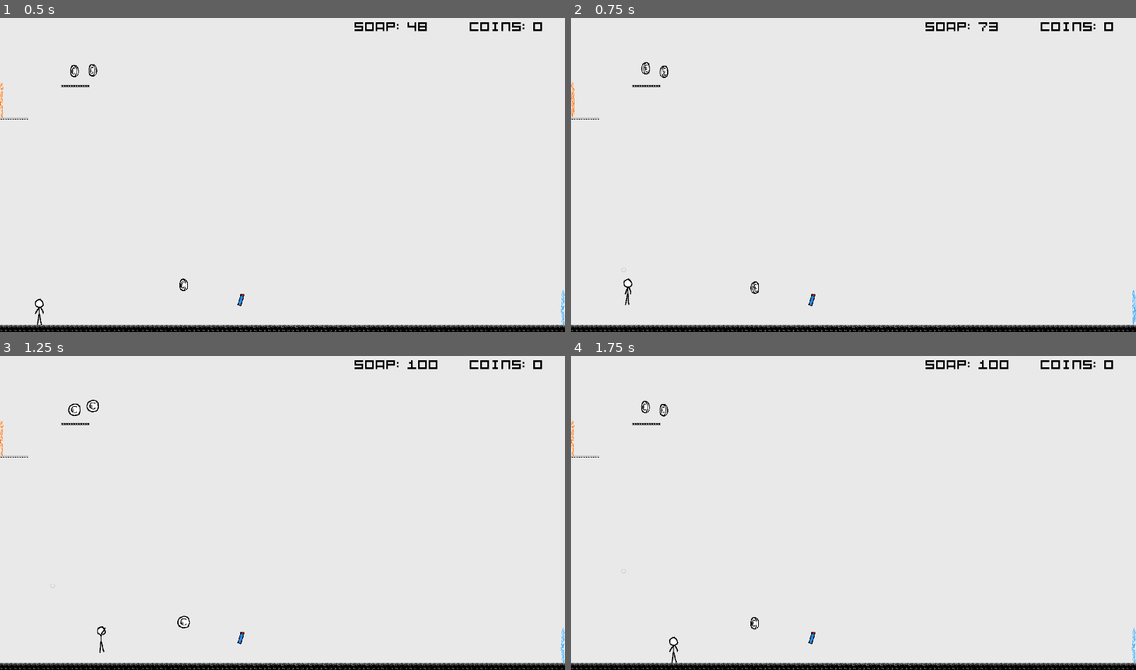
Above: before the commit, frames 1-4 (two rows, left to right).
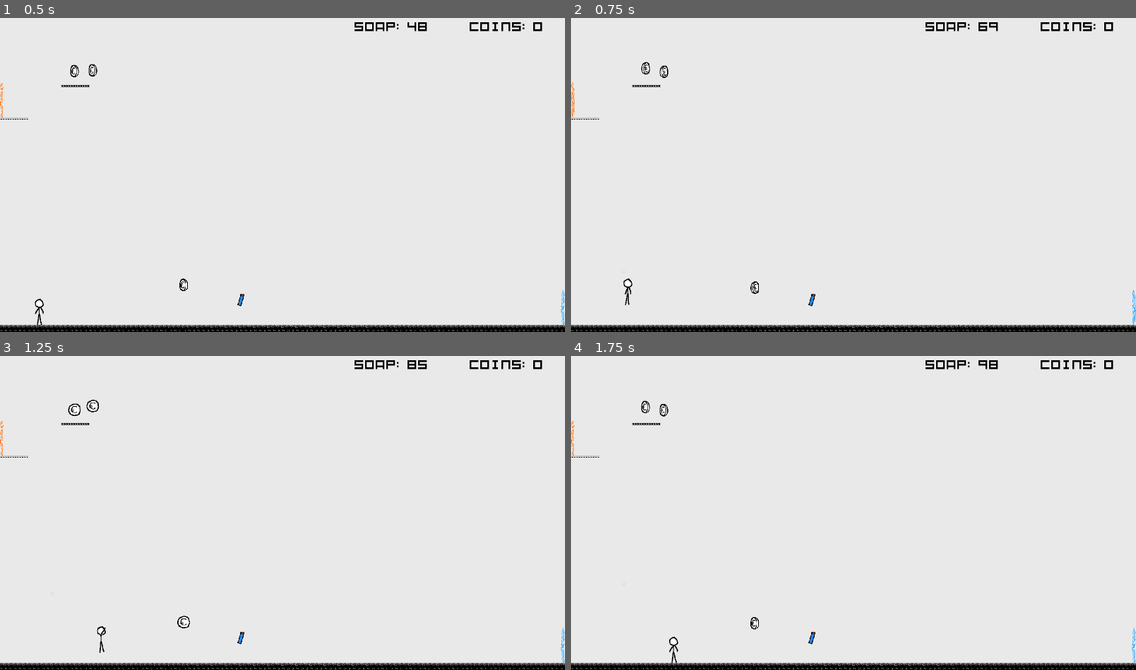
Above: after the commit, the same moments.

Repository: dennis-jung/ggj2025
Game: Godot game, scene res://scenes/tileset_test/game.tscn
Same seed, same stepped clock (60 frames per second), same inputs: the game is played once before the commit and once after it.
Inputs (mouse positions are in pixels of both pictures, inside the frame that each line leads up to):
- Up to frame 1 (0.5 s): no input
- Up to frame 2 (0.75 s): tap Enter (ui_accept) at 0.5 s; move the mouse to (977, 156) at 0.52 s; hold Right (ui_right) from 0.53 s (still down); tap B (create_bubble) at 0.6 s; click (977, 156) at 0.67 s
- Up to frame 3 (1.25 s): keep holding Right (ui_right); tap Enter (ui_accept) at 0.77 s
- Up to frame 4 (1.75 s): release Right (ui_right) at 1.25 s; drag from (740, 525) to (621, 585) at 1.27 s

Frame 1 is identical in both runs. In frame 2, less than 0.1% of the frame differs, in the area x 9-76%, y 1-82%; in frame 3, less than 0.1%; in frame 4, less than 0.1%, in the area x 9-78%, y 1-70%.

Commit message:
bubble growth linear and fuel consumption added

Diff:
--- a/scenes/bubble/bubble.gd
+++ b/scenes/bubble/bubble.gd
@@ -17,7 +17,7 @@
 	scale = Vector2(0.1, 0.1)
 	tween = create_tween()
 	var max_scale = Vector2(MAX_SCALE, MAX_SCALE)
-	tween.tween_property(self, "scale", max_scale, MAX_SCALE_DURATION).set_trans(Tween.TRANS_CUBIC).set_ease(Tween.EASE_OUT)
+	tween.tween_property(self, "scale", max_scale, MAX_SCALE_DURATION)
 
 func _on_area_2d_body_entered(body: Node2D) -> void:
 	if body == bubble_body:
@@ -38,6 +38,7 @@
 	var height = scale.x * MAX_HEIGHT
 	tween = create_tween()
 	tween.tween_property(self, "position", Vector2(position.x, position.y - height), 3.0).set_trans(Tween.TRANS_CUBIC).set_ease(Tween.EASE_OUT)
+	Main.on_fuel_modified(scale.x * -10.0)
 
 func pop(now: bool = false) -> void:
 	if is_popping:
--- a/scenes/bubble/bubble.tscn
+++ b/scenes/bubble/bubble.tscn
@@ -21,8 +21,8 @@
 [sub_resource type="CircleShape2D" id="CircleShape2D_1l2l4"]
 radius = 42.0
 
-[sub_resource type="RectangleShape2D" id="RectangleShape2D_l28g6"]
-size = Vector2(40, 70)
+[sub_resource type="CircleShape2D" id="CircleShape2D_bbbm0"]
+radius = 40.0
 
 [node name="Bubble" type="Node2D"]
 scale = Vector2(0.1, 0.1)
@@ -49,7 +49,7 @@
 [node name="CollisionShape2D" type="CollisionShape2D" parent="StaticBody2D"]
 position = Vector2(0, -20)
 scale = Vector2(1, 1)
-shape = SubResource("RectangleShape2D_l28g6")
+shape = SubResource("CircleShape2D_bbbm0")
 one_way_collision = true
 
 [connection signal="area_entered" from="Area2D" to="." method="_on_area_2d_area_entered"]
